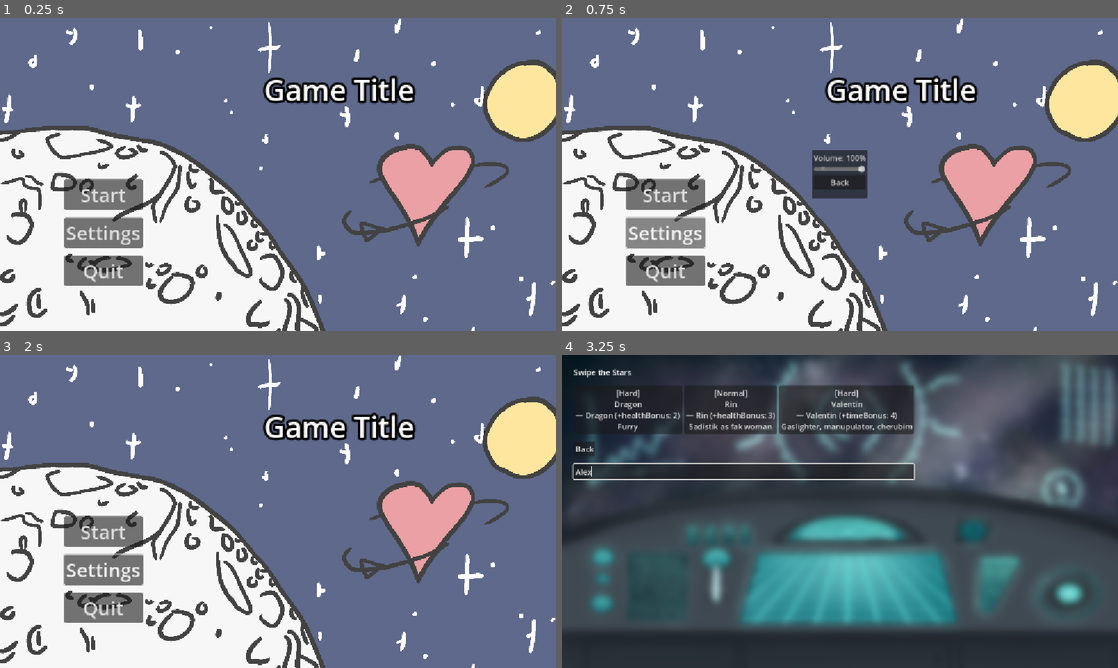
Above: before the commit, frames 1-4 (two rows, left to right).
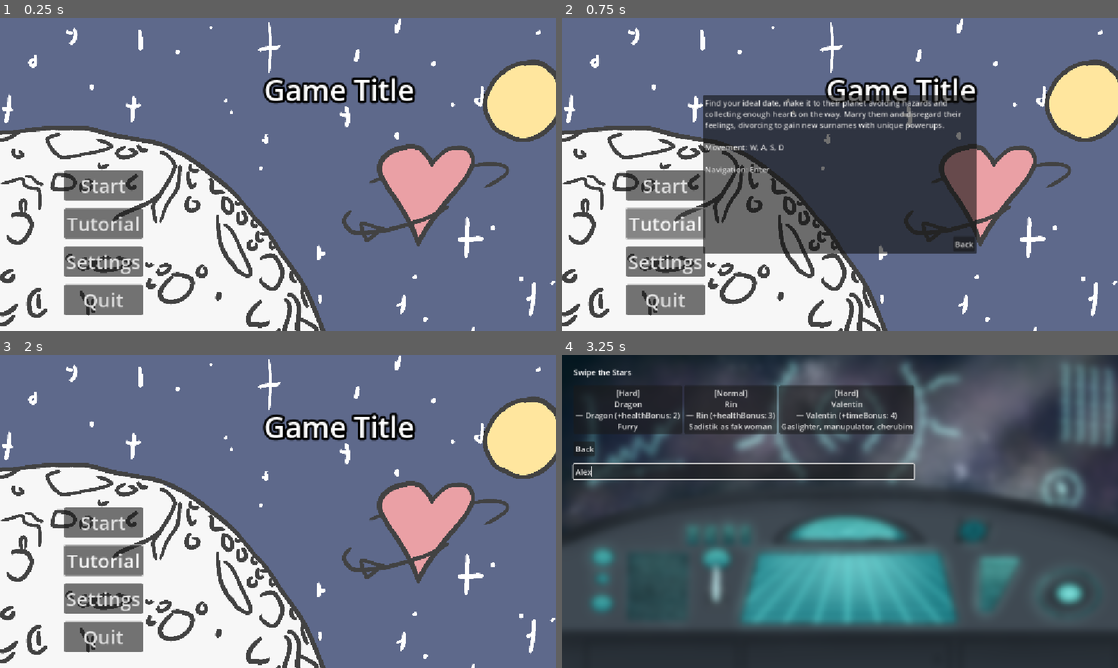
Above: after the commit, the same moments.

Repository: RobinPilt/UTGJ2025_c4
Game: Godot game, scene res://scenes/core/main.tscn
The game is run twice, just before and just after one commit, with the same random seed, the same clock (stepped at 60 frames per second) and the same inputs. Sound files missing from this copy of the repository are replaced by a short silence.
Inputs (mouse positions are in pixels of both pictures, inside the frame that each line leads up to):
- Up to frame 1 (0.25 s): no input
- Up to frame 2 (0.75 s): click (667, 224) at 0.5 s, where only the run after the commit has a clickable "Tutorial"
- Up to frame 3 (2 s): click "Back" at 1.25 s
- Up to frame 4 (3.25 s): click "Start" at 2 s; click (745, 470) at 2.77 s; type "Alex" at 2.85 s

The runs differ from the first frame. In frame 1, 4.5% of the frame differs, in the area x 11-26%, y 48-95%; in frame 2, 28%, in the area x 11-75%, y 24-95%; in frame 3, 4.6%; in frame 4, less than 0.1%.

Commit message:
Added Tutorial

Diff:
--- a/koguja/scenes/minigame/Minigame.gd
+++ b/koguja/scenes/minigame/Minigame.gd
@@ -9,7 +9,6 @@
 @onready var spawner: Node = $Spawner
 @onready var sound1 = preload("res://assets/audio/metal_hit1.wav")
 @onready var sound2 = preload("res://assets/audio/alarm.wav")
-
 
 const DIFFICULTY_HEARTS = {
 	"easy": 10,
--- a/koguja/scenes/ui/MainMenu.gd
+++ b/koguja/scenes/ui/MainMenu.gd
@@ -4,6 +4,7 @@
 @onready var start_btn: Button = $"CenterContainer/VBoxContainer/StartButton"
 @onready var quit_btn: Button = $"CenterContainer/VBoxContainer/QuitButton"
 @onready var settings_btn: Button = $"CenterContainer/VBoxContainer/SettingsButton"
+@onready var tutorial_btn: Button = $"CenterContainer/VBoxContainer/TutorialButton"
 @onready var sound = preload("res://assets/audio/ui_select.wav")
 
 func _on_button_pressed():
@@ -18,6 +19,7 @@
 	start_btn.pressed.connect(_on_start_pressed)
 	quit_btn.pressed.connect(_on_quit_pressed)
 	settings_btn.pressed.connect(_on_button_pressed)
+	tutorial_btn.pressed.connect(_on_button_pressed)
 
 func _on_start_pressed() -> void:
 	GameState.goto(GameState.FlowState.DATING_APP)
--- a/koguja/scenes/ui/MainMenu.tscn
+++ b/koguja/scenes/ui/MainMenu.tscn
@@ -1,8 +1,9 @@
-[gd_scene load_steps=5 format=3 uid="uid://fsdy1brkymoy"]
+[gd_scene load_steps=6 format=3 uid="uid://fsdy1brkymoy"]
 
 [ext_resource type="Script" uid="uid://cjflgda0ri4rr" path="res://scenes/ui/MainMenu.gd" id="1_vjtqc"]
 [ext_resource type="AudioStream" uid="uid://2gn4g8jxd6c5" path="res://assets/audio/ui_select.wav" id="2_6jbdy"]
-[ext_resource type="Script" uid="uid://s8bdcjihmwbm" path="res://scenes/ui/Settings.gd" id="2_iwbf0"]
+[ext_resource type="Script" path="res://scenes/ui/Settings.gd" id="2_iwbf0"]
+[ext_resource type="Script" uid="uid://cqo34w67aydge" path="res://scenes/ui/Tutorial.gd" id="3_xpiny"]
 [ext_resource type="Texture2D" uid="uid://dr05g3a0ag11d" path="res://assets/art/startpage.png" id="4_2ysvc"]
 
 [node name="MainMenu" type="Control"]
@@ -50,6 +51,12 @@
 theme_override_font_sizes/font_size = 40
 text = "Start"
 
+[node name="TutorialButton" type="Button" parent="CenterContainer/VBoxContainer"]
+layout_mode = 2
+theme_override_font_sizes/font_size = 40
+text = "Tutorial"
+script = ExtResource("3_xpiny")
+
 [node name="SettingsButton" type="Button" parent="CenterContainer/VBoxContainer"]
 layout_mode = 2
 theme_override_font_sizes/font_size = 40
--- /dev/null
+++ b/koguja/scenes/ui/Tutorial.gd
@@ -0,0 +1,58 @@
+extends Button
+
+var popup: PopupPanel
+var text_label: RichTextLabel
+var back_btn: Button
+
+func _ready() -> void:
+	self.pressed.connect(_on_tutorial_pressed)
+
+	# Create the popup
+	popup = PopupPanel.new()
+	popup.name = "TutorialPopup"
+	add_child(popup)
+
+	# Create main layout container
+	var vbox := VBoxContainer.new()
+	vbox.custom_minimum_size = Vector2(560, 320)
+	vbox.size_flags_horizontal = Control.SIZE_EXPAND_FILL
+	vbox.size_flags_vertical = Control.SIZE_EXPAND_FILL
+	popup.add_child(vbox)
+
+	# Create the RichTextLabel
+	text_label = RichTextLabel.new()
+	text_label.bbcode_enabled = false
+	text_label.text = "Find your ideal date, make it to their planet avoiding hazards and collecting enough hearts on the way. Marry them and disregard their feelings, divorcing to gain new surnames with unique powerups.\n\nMovement: W, A, S, D\n\nNavigation: Enter"
+	text_label.custom_minimum_size = Vector2(540, 200)
+	text_label.size_flags_horizontal = Control.SIZE_EXPAND_FILL
+	text_label.size_flags_vertical = Control.SIZE_EXPAND_FILL
+	vbox.add_child(text_label)
+
+	# Add spacer (optional)
+	var spacer := Control.new()
+	spacer.size_flags_vertical = Control.SIZE_EXPAND_FILL
+	vbox.add_child(spacer)
+
+	# Back button inside a horizontal container
+	var hbox := HBoxContainer.new()
+	hbox.size_flags_horizontal = Control.SIZE_EXPAND_FILL
+	vbox.add_child(hbox)
+
+	var h_spacer := Control.new()
+	h_spacer.size_flags_horizontal = Control.SIZE_EXPAND_FILL
+	hbox.add_child(h_spacer)
+
+	back_btn = Button.new()
+	back_btn.text = "Back"
+	back_btn.size_flags_horizontal = Control.SIZE_FILL
+	hbox.add_child(back_btn)
+
+	back_btn.pressed.connect(_on_back_pressed)
+
+func _on_tutorial_pressed() -> void:
+	if popup:
+		popup.popup_centered(Vector2(560, 320))
+
+func _on_back_pressed() -> void:
+	if popup:
+		popup.hide()
Not shown: 1 places in koguja/scenes/minigame/Minigame.tscn that only renumber resources
Not shown, added: koguja/scenes/ui/Tutorial.gd.uid
